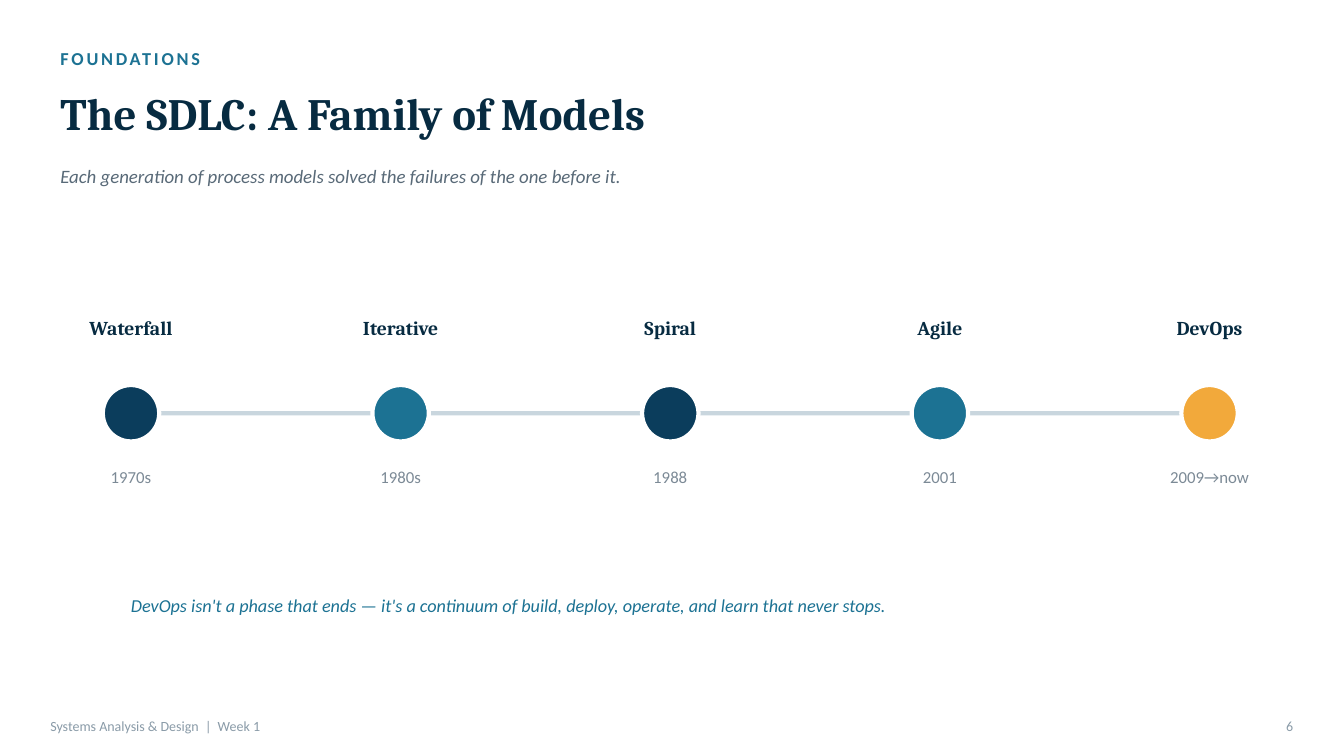
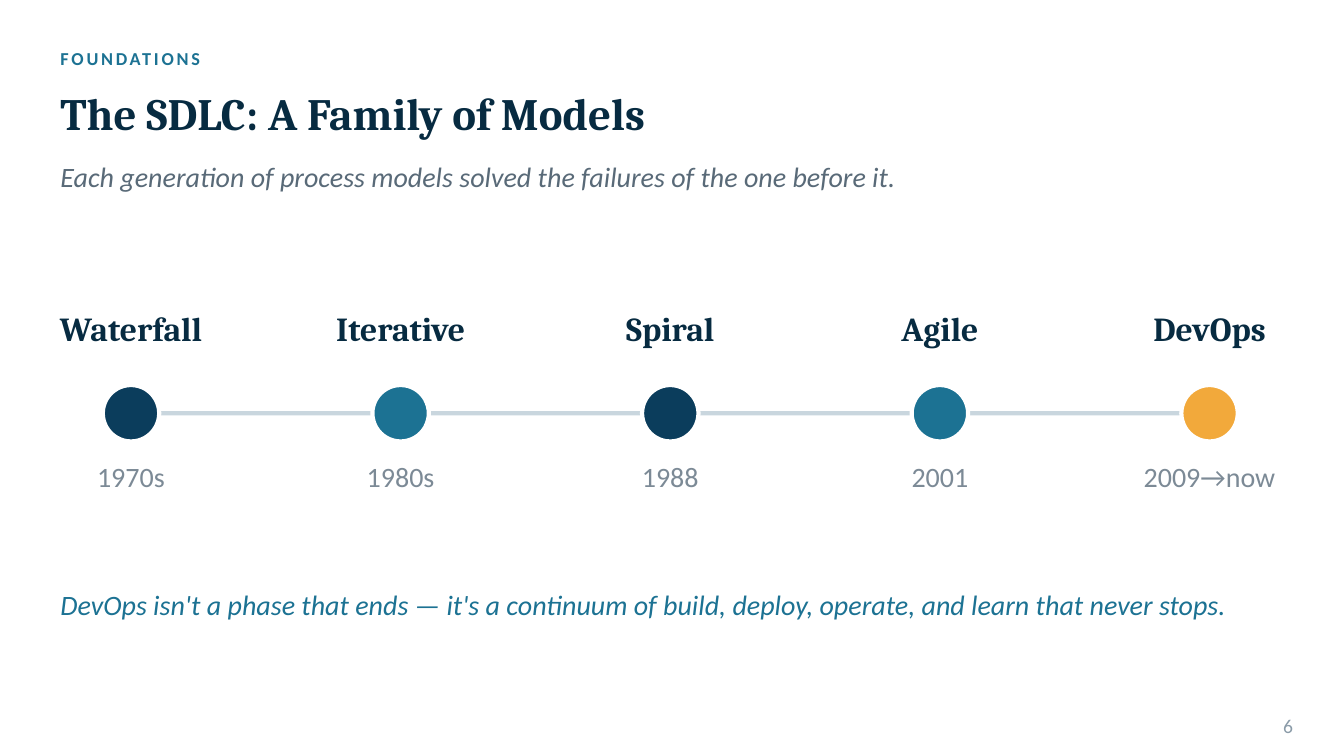
Before and after one commit to shakiliitju/Masters-in-IT, a slide deck: slide 5 of Chapter One 1448/IT 611_Advanced Information Systems Analysis and Design/Lectute Slides/Week1_SystemsAnalysisDesign.pptx. Drawn at 1344x756 pixels with LibreOffice and Linux fonts; fonts in the diff are those of the drawing. Boxes give left, top, right and bottom in pixels: in the first picture for what was removed or moved away, otherwise in the second. Text is boxed around its words. In the diff, an @@ line names an element or a change of style, - is before the commit and + after.

Commit message:
Update IT course lecture materials
Added updated lecture slide PDFs and PowerPoint files for IT 611 Systems Analysis and Design and IT 641 Data Management and Governance, including new Week 1 and revised chapter materials. Removed older ER/SQL lecture files that were superseded by the refreshed course content.

```diff
--- a/Chapter One 1448/IT 611_Advanced Information Systems Analysis and Design/Lectute Slides/Week1_SystemsAnalysisDesign.pptx
+++ b/Chapter One 1448/IT 611_Advanced Information Systems Analysis and Design/Lectute Slides/Week1_SystemsAnalysisDesign.pptx
@@ text "Each generation of process models ..." at (x1=60, y1=167, x2=895, y2=192): size 13.5 to 20 pt @@
@@ size 14 to 24 pt in 5 elements at (x1=60, y1=317, x2=202, y2=342), (x1=336, y1=317, x2=465, y2=342), (x1=626, y1=317, x2=714, y2=348), (x1=901, y1=317, x2=978, y2=349), (x1=1153, y1=318, x2=1265, y2=348) @@
@@ size 12 to 20 pt in 5 elements at (x1=97, y1=469, x2=165, y2=487), (x1=367, y1=468, x2=435, y2=487), (x1=642, y1=468, x2=699, y2=487), (x1=912, y1=469, x2=969, y2=487), (x1=1144, y1=469, x2=1276, y2=487) @@
@@ text "DevOps isn't a phase that ..." moved from (x1=131, y1=599, x2=886, y2=615) to (x1=60, y1=595, x2=1225, y2=620) @@
@@ text "DevOps isn't a phase that ..." at (x1=60, y1=595, x2=1225, y2=620): size 13 to 20 pt @@
@@ text "6" at (x1=1283, y1=720, x2=1293, y2=733): size 10 to 14 pt @@
@@ text removed at (x1=50, y1=721, x2=260, y2=734) @@
-Systems Analysis & Design | Week 1
```
Also in this commit, not shown: 15 other slides changed, 9 other files.
